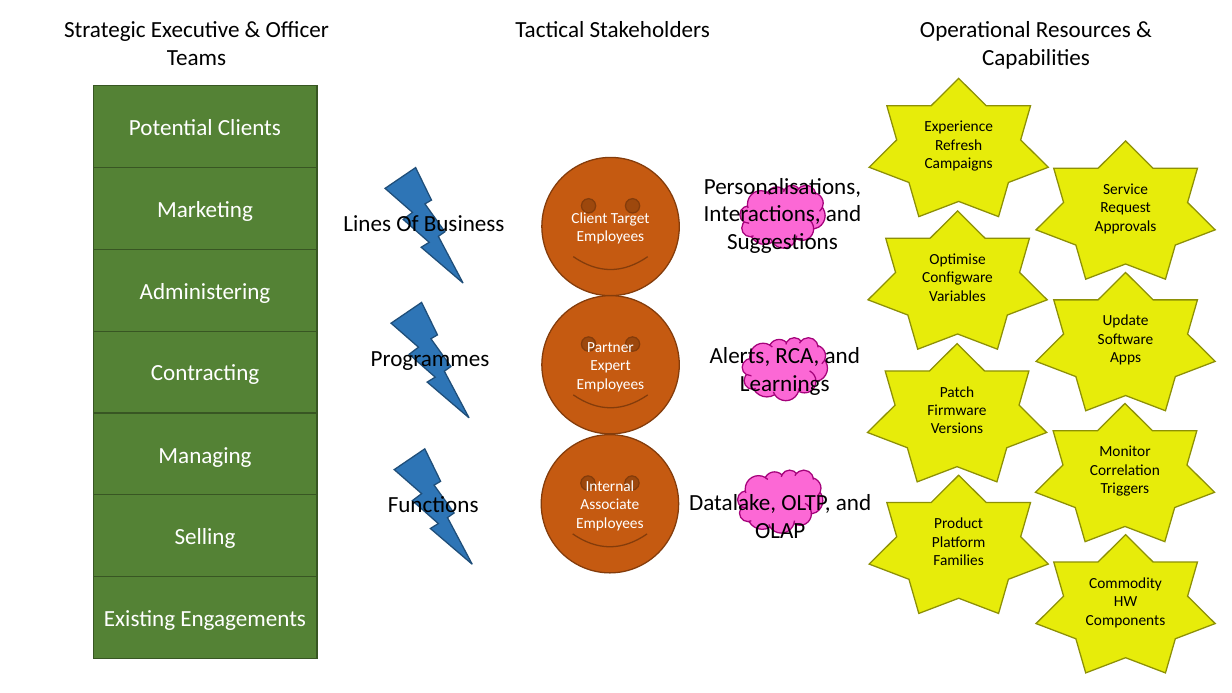
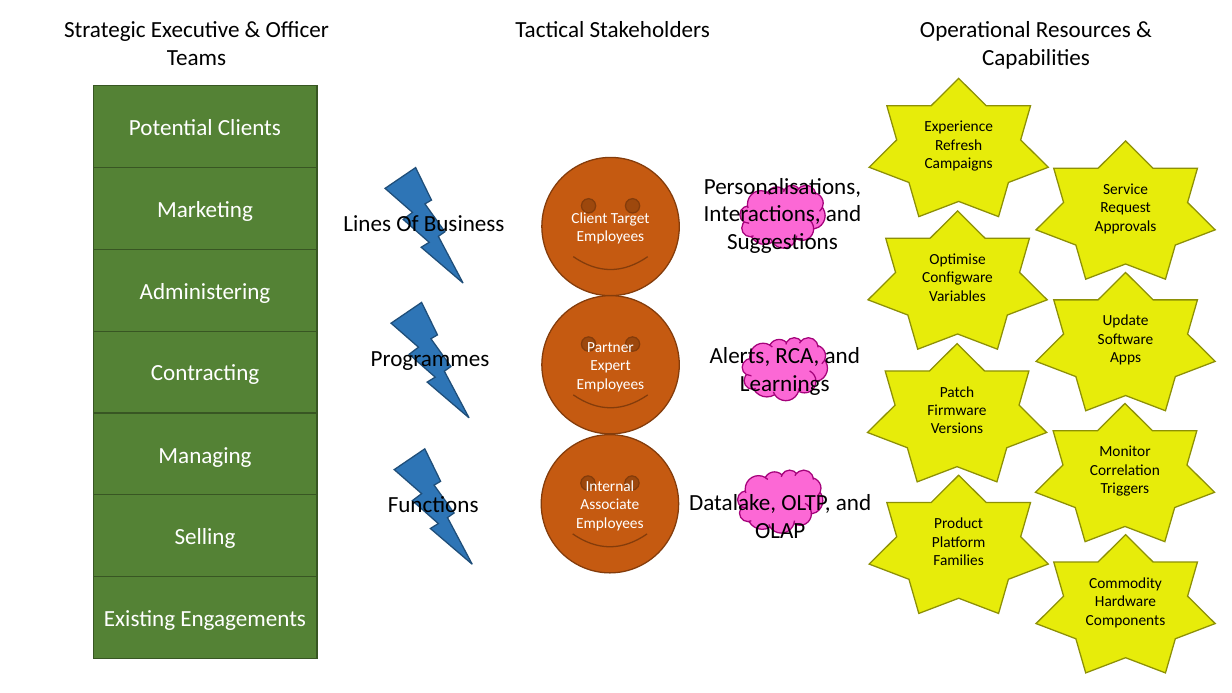
Before and after one commit to Scarlett-Pimpernell/Obsidian-Anchor-Database, a slide deck: slide 1 of Other/My_Nostalgic_Echo_Of_the_CISCO_Client_Account_Tech_Service_Overview.pptx. Drawn at 1232x693 pixels with LibreOffice and Linux fonts; fonts in the diff are those of the drawing. Boxes give left, top, right and bottom in pixels: in the first picture for what was removed or moved away, otherwise in the second. Text is boxed around its words. In the diff, an @@ line names an element or a change of style, - is before the commit and + after.

```diff
--- a/Other/My_Nostalgic_Echo_Of_the_CISCO_Client_Account_Tech_Service_Overview.pptx
+++ b/Other/My_Nostalgic_Echo_Of_the_CISCO_Client_Account_Tech_Service_Overview.pptx
@@ text in star at (1086, 577, 1166, 628): text changed @@
-Commodity HW Components
+Commodity Hardware Components
```
